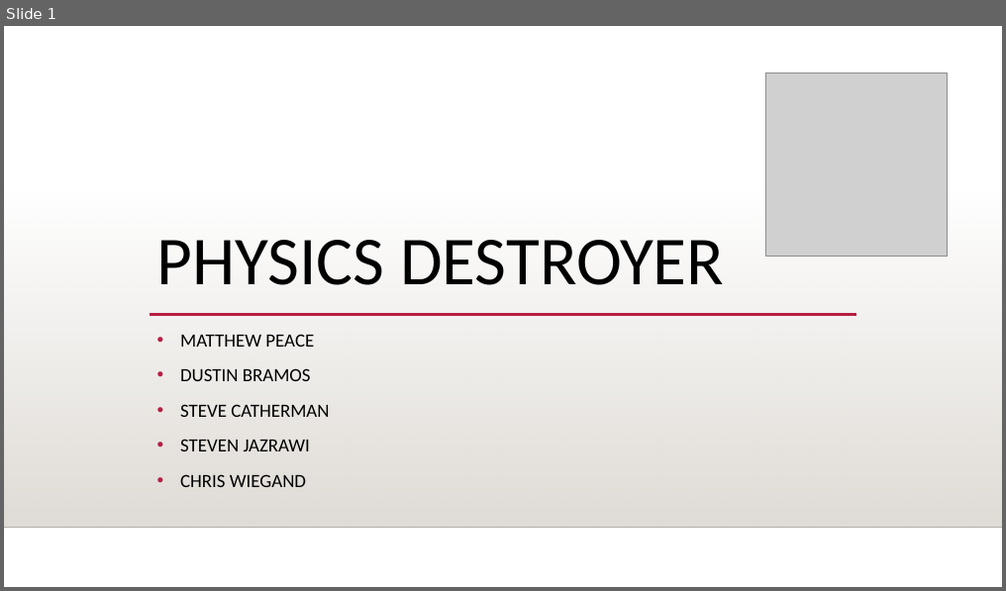
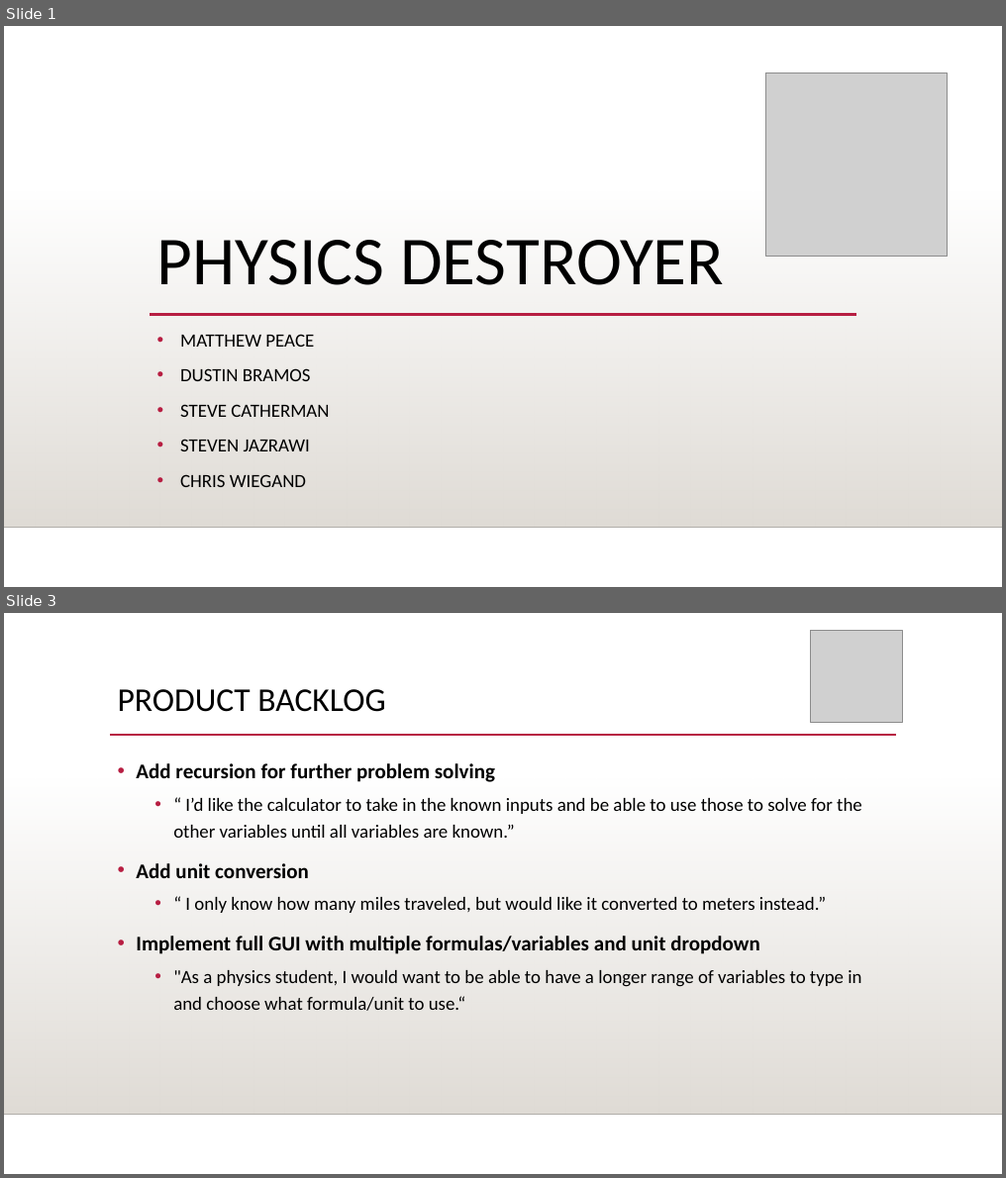
Before and after one commit to stevecatherman/sophmoreProj, a slide deck: Documents/Sprint1Presentation.pptx. Shown one above the other, each under a label of ours: slide 1 before the commit, slides 1 and 3 after it; the slides between them are not shown. The pictures are 1006x591 and 1006x1178 pixels, drawn with LibreOffice and Linux fonts; fonts in the diff are those of the drawing; grey boxes stand for pictures; background and template pictures are left out. Boxes give left, top, right and bottom in pixels: in the first picture for what was removed or moved away, otherwise in the second. Text is boxed around its words. In the diff, an @@ line names an element or a change of style, - is before the commit and + after.

```diff
--- a/Documents/Sprint1Presentation.pptx
+++ b/Documents/Sprint1Presentation.pptx
@@ slide 3 added at (4, 613, 1002, 1174), background picture (left out); not listed: 2 template elements that a slide beside it also shows @@
@@ picture added at (811, 631, 903, 723) @@
@@ title added at (118, 689, 385, 712), 32 pt, text #000000 @@
+PRODUCT BACKLOG
@@ line added from (110, 735) to (896, 735), #B71E42 2.5 pt @@
@@ text added at (136, 763, 862, 1011), 18 pt, text #000000 @@
+• Add recursion for further problem solving
+  • “ I’d like the calculator to take in the known inputs and be able to use those to solve for the other variables until all variables are known.”
+• Add unit conversion
+  • “ I only know how many miles traveled, but would like it converted to meters instead.”
+• Implement full GUI with multiple formulas/variables and unit dropdown
+  • "As a physics student, I would want to be able to have a longer range of variables to type in and choose what formula/unit to use.“
```
Also in this commit, not shown: 4 other slides added, 6 slides removed, 1 other file.
